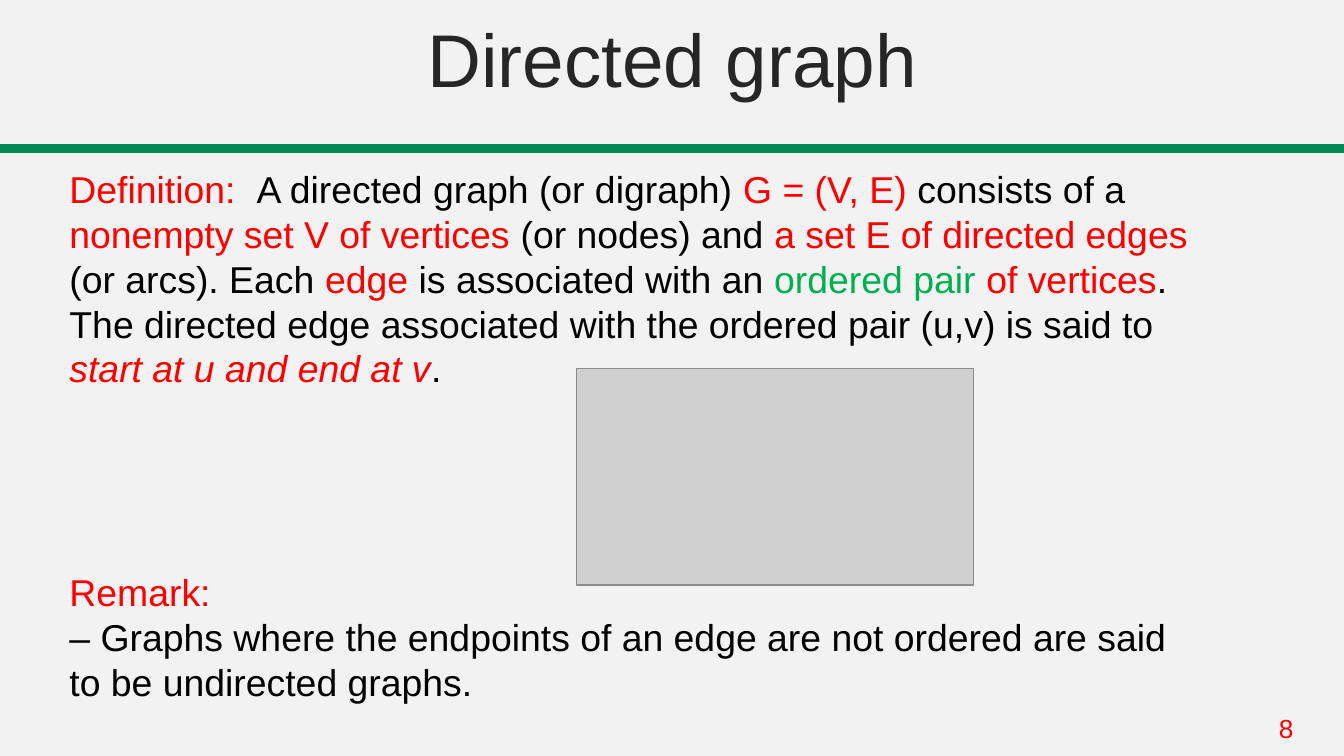
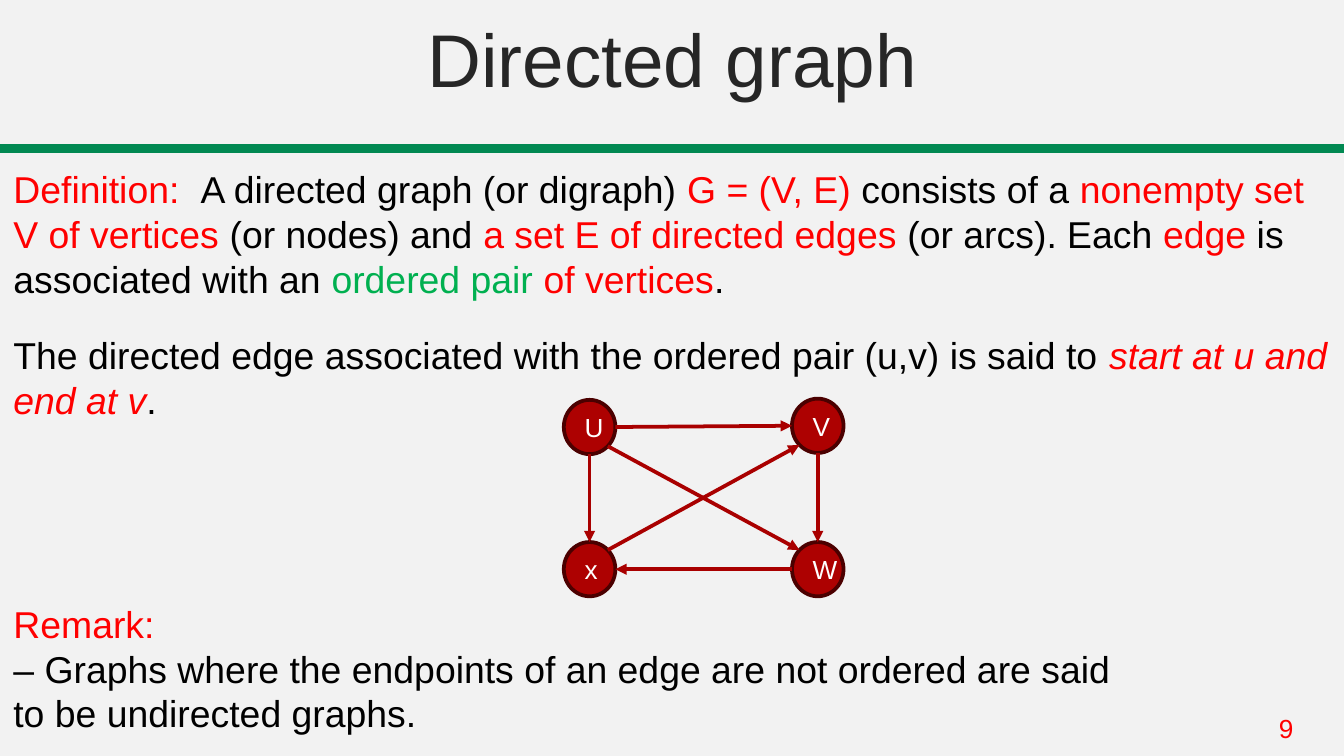
Before and after one commit to abrarhasan3/Green-Uni-All-Academic-Content, a slide deck: slide 9 of CSE 101 Discrete Mathematics/Lecture 26-30 Graph Tree.pptx (slide 8 before the commit). Drawn at 1344x756 pixels with LibreOffice and Linux fonts; fonts in the diff are those of the drawing; grey boxes stand for pictures. Boxes give left, top, right and bottom in pixels: in the first picture for what was removed or moved away, otherwise in the second. Text is boxed around its words. In the diff, an @@ line names an element or a change of style, - is before the commit and + after.

```diff
--- a/CSE 101 Discrete Mathematics/Lecture 26-30 Graph Tree.pptx
+++ b/CSE 101 Discrete Mathematics/Lecture 26-30 Graph Tree.pptx
@@ text "Definition: A directed graph (or ...": place and size @@
-text "Definition: A directed graph (or ..." at (69,176,1188,704)
+text "Definition: A directed graph (or ..." at (13,176,1327,735)
@@ text at (13,176,1327,415): text changed @@
-Definition: A directed graph (or digraph) G = (V, E) consists of a
-nonempty set V of vertices (or nodes) and a set E of directed edges
-(or arcs). Each edge is associated with an ordered pair of vertices.
-The directed edge associated with the ordered pair (u,v) is said to
-start at u and end at v.
+Definition: A directed graph (or digraph) G = (V, E) consists of a nonempty set V of vertices (or nodes) and a set E of directed edges (or arcs). Each edge is associated with an ordered pair of vertices.
+The directed edge associated with the ordered pair (u,v) is said to start at u and end at v.
@@ picture removed at (577,368,973,585) @@
@@ ellipse added at (563,401,614,454), fill #AD0101, outline #4C0000 2 pt, 14 pt, text #FFFFFF @@
+U
@@ ellipse added at (792,399,843,453), fill #AD0101, outline #4C0000 2 pt, 14 pt, text #FFFFFF @@
+V
@@ arrow added from (607, 446) to (800, 550), #AA0000 2 pt @@
@@ arrow added from (607, 550) to (800, 445), #AA0000 2 pt @@
@@ arrow added from (616, 427) to (792, 426), #AA0000 2 pt @@
@@ arrow added from (590, 454) to (590, 542), #AA0000 2 pt @@
@@ arrow added from (817, 453) to (817, 542), #AA0000 2 pt @@
@@ ellipse added at (563,542,614,595), fill #AD0101, outline #4C0000 2 pt, 14 pt, text #FFFFFF @@
+x
@@ ellipse added at (792,542,843,595), fill #AD0101, outline #4C0000 2 pt, 14 pt, text #FFFFFF @@
+W
@@ arrow added from (792, 570) to (616, 570), #AA0000 2 pt @@
@@ page number at (1279,719,1294,739): text changed @@
-8
+9
```
Also in this commit, not shown: 3 other slides changed, 3 slides added, 12 other files.
